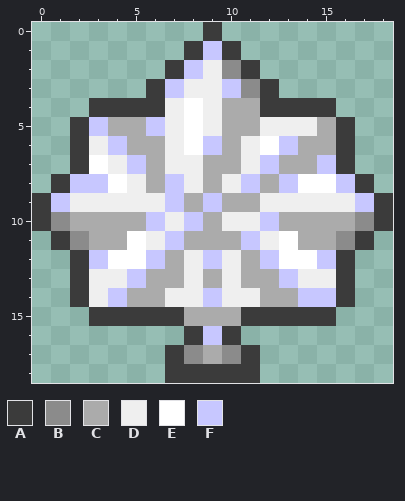
Pixel-art sprite: Graphics/Player Ranks/RNK16.png. The picture above was drawn from the file before the commit.
The file is 19x19 pixels. Colours within 5 levels of each other are drawn and written as one.
Palette (. is transparent): A #3b3b3b  B #8b8b8b  C #ababab  D #efefef  E #ffffff  F #c7c7ff
Pixels before, first column x 0:
 0 .........A.........
 1 ........AFA........
 2 .......AFDBA.......
 3 ......AFDDFBA......
 4 ...AAAADEDCCAAAA...
 5 ..AFCCFDEDCCDDDCA..
 6 ..ADFCCDEFCDEFCCA..
 7 ..AEDFCDDCCDFCCFA..
 8 .AFFEDCFDCDFCFEEFA.
 9 AFDDDDDFCFCCDDDDDFA
10 ABCCCCFDFCDDFCCCCBA
11 .ABCCEDFCCCFDECCBA.
12 ..AFEEFCDFDCFEEFA..
13 ..ADDFCCDCDCCFDDA..
14 ..ADFCCDDFDDCCFFA..
15 ...AAAAACCCAAAAA...
16 ........AFA........
17 .......ABCBA.......
18 .......AAAAA.......
New version:
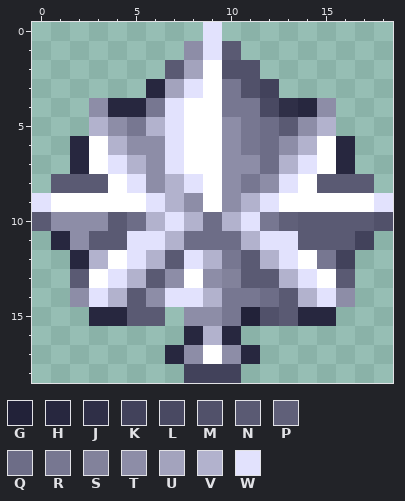
Colours new in this view: G #222239  H #27273f  J #2f2f47  K #42425b  L #494962  M #51516a  N #5a5a73  P #606079  Q #6d6d87  R #777791  S #82829b  T #8d8da7  U #a3a3bd  V #b2b2cd  W #e2e2fd
Changes in this commit:
Changed rows in their new state; - is an unchanged pixel.
first column x 0:
 0 ---------W---------
 1 --------TWN--------
 2 -------NUEMM-------
 3 ------HUWERMK------
 4 ---THHRW-ERRLJHT---
 5 --.VTRVW-ETRQNTV.--
 6 --HEVTTW-ETRQTVEH--
 7 --H-WVTWEETTQVWEH--
 8 -NNN-WTVWETRTW-NNN-
 9 WEEEEEWVTETVWEEEEEW
10 NTTTNQVWVQVWRPNNNNM
11 -HTNNWWVQQQVWWNNNK-
12 --HV-WVNWVRNVW-RK--
13 --NEWVNTETSNNVWEN--
14 --TWVNTWWVRRQNVWT--
15 ---HHNN.TTRGMNHH---
16 --------HVH--------
17 -------HTETH-------
18 -------.KKK.-------
Pixel boxes of the changes (left, top, right, bottom) in both pictures:
changed: (32, 22, 393, 383)
